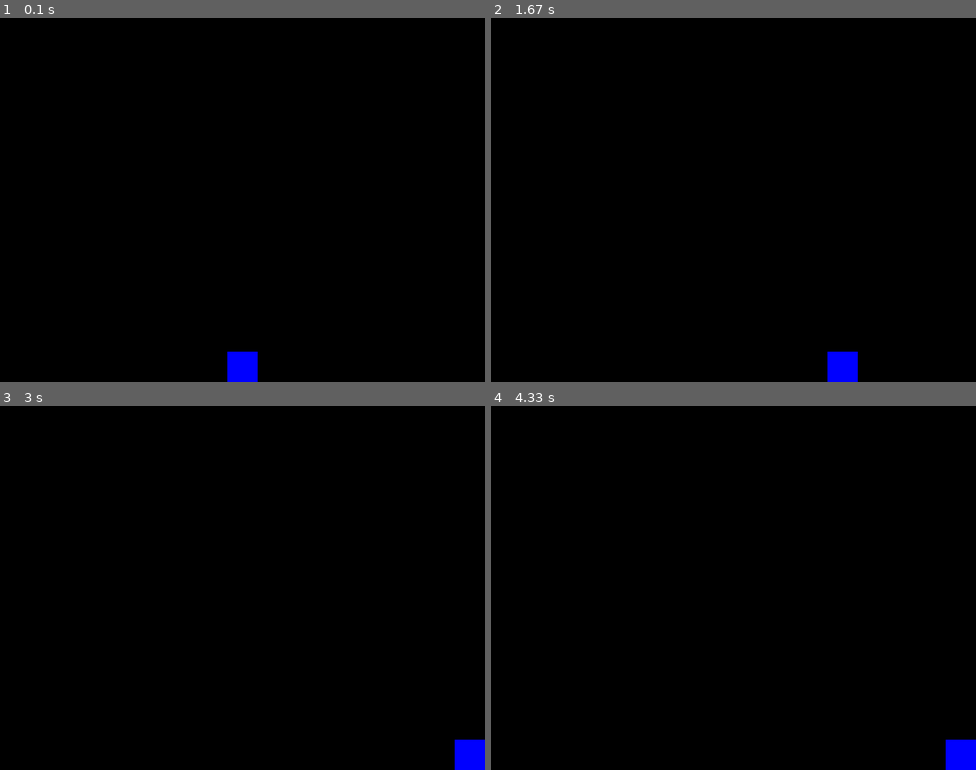
Above: before the commit, frames 1-4 (two rows, left to right).
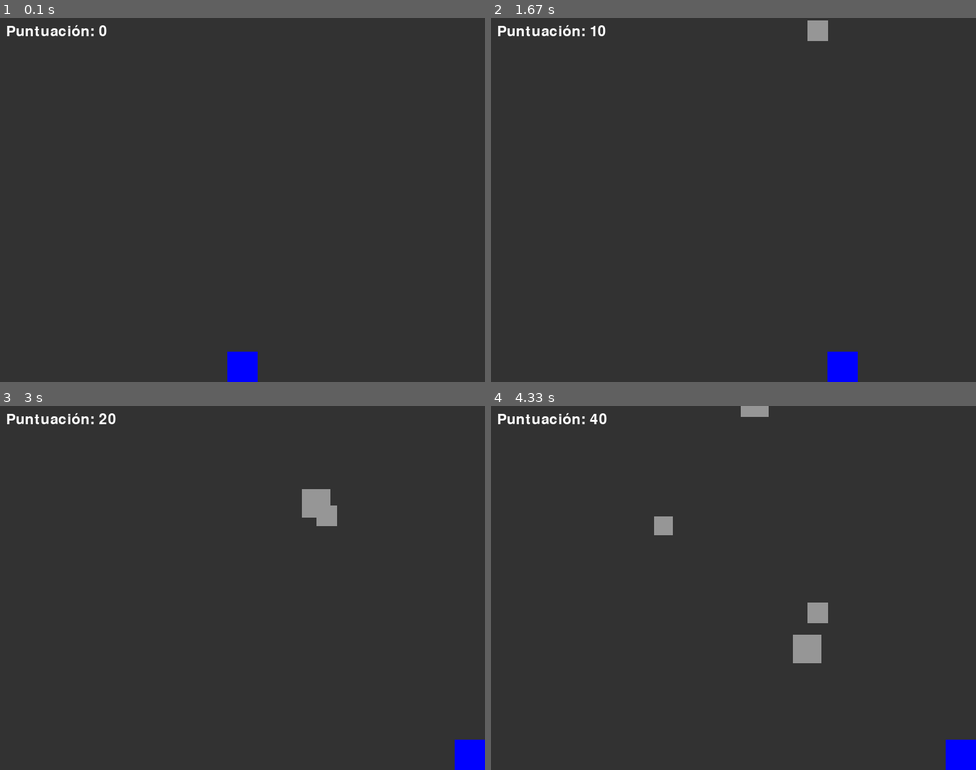
Above: after the commit, the same moments.

Repository: JonaaaDev/Curso
Game: pygame game, started from pygame/main.py
The game is run twice, just before and just after one commit, with the same random seed, the same clock (stepped at 60 frames per second) and the same inputs.
Inputs:
- Up to frame 1 (0.1 s): no input
- Up to frame 2 (1.67 s): hold Right 0.33-0.8 s; hold Right 0.83-1.3 s; hold Left from 1.33 s (still down)
- Up to frame 3 (3 s): release Left at 1.87 s; hold Right 1.9-2.3 s; hold Right 2.33-2.97 s
- Up to frame 4 (4.33 s): hold Left 3-3.47 s; hold Right 3.5-3.97 s; hold Right from 4 s (still down)

The runs differ from the first frame. In frame 1, 99% of the frame differs, in the area x 0-100%, y 0-100%; in frame 2, 99%; in frame 3, 99%; in frame 4, 99%.

Commit message:
feat: integrar mapa.py y meteoritos.py en main.py, añadir lógica de juego y puntuación

Diff:
--- a/pygame/main.py
+++ b/pygame/main.py
@@ -1,7 +1,11 @@
 import pygame
+import random
 from player import Player
+from mapa import draw_background, display_score
+from meteoritos import Meteorite
 
 pygame.init()
+pygame.font.init()
 
 SCREEN_WIDTH = 800
 SCREEN_HEIGHT = 600
@@ -16,19 +20,34 @@
 
 player = Player()
 all_sprites = pygame.sprite.Group()
+meteorites = pygame.sprite.Group()
 all_sprites.add(player)
+
+score = 0
+meteorite_timer = pygame.USEREVENT + 1
+pygame.time.set_timer(meteorite_timer, 1000)
 
 running = True
 while running:
     for event in pygame.event.get():
         if event.type == pygame.QUIT:
             running = False
+        if event.type == meteorite_timer:
+            new_meteorite = Meteorite()
+            all_sprites.add(new_meteorite)
+            meteorites.add(new_meteorite)
+            score += 10
 
     all_sprites.update()
 
-    screen.fill(BLACK)
+    if pygame.sprite.spritecollideany(player, meteorites):
+        print("¡Game Over!")
+        running = False
+
+    draw_background(screen)
 
     all_sprites.draw(screen)
+    display_score(screen, score)
 
     pygame.display.flip()
 
